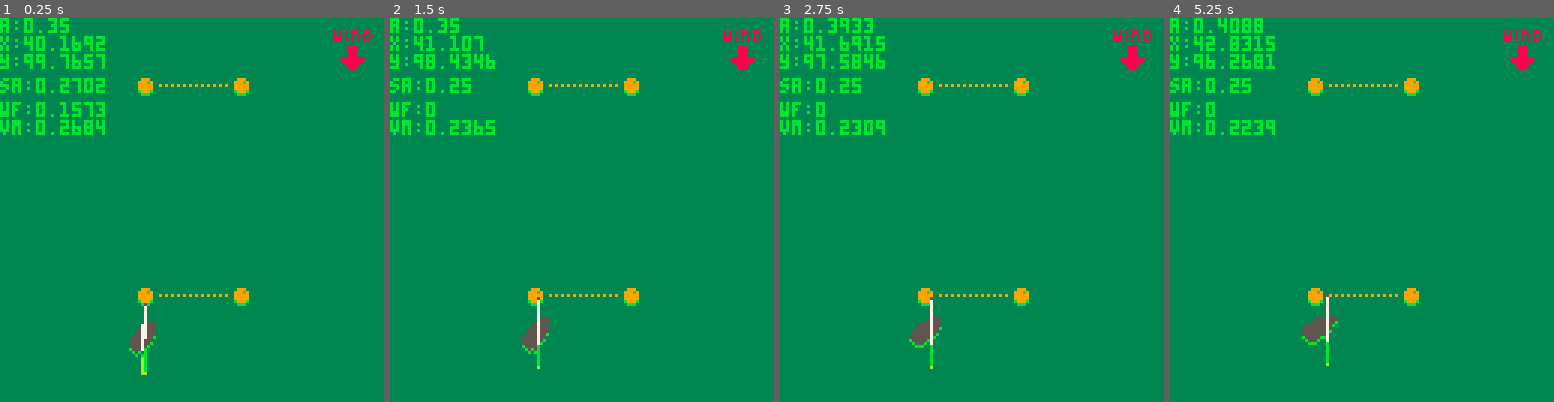
Above: before the commit, frames 1-4 (left to right).
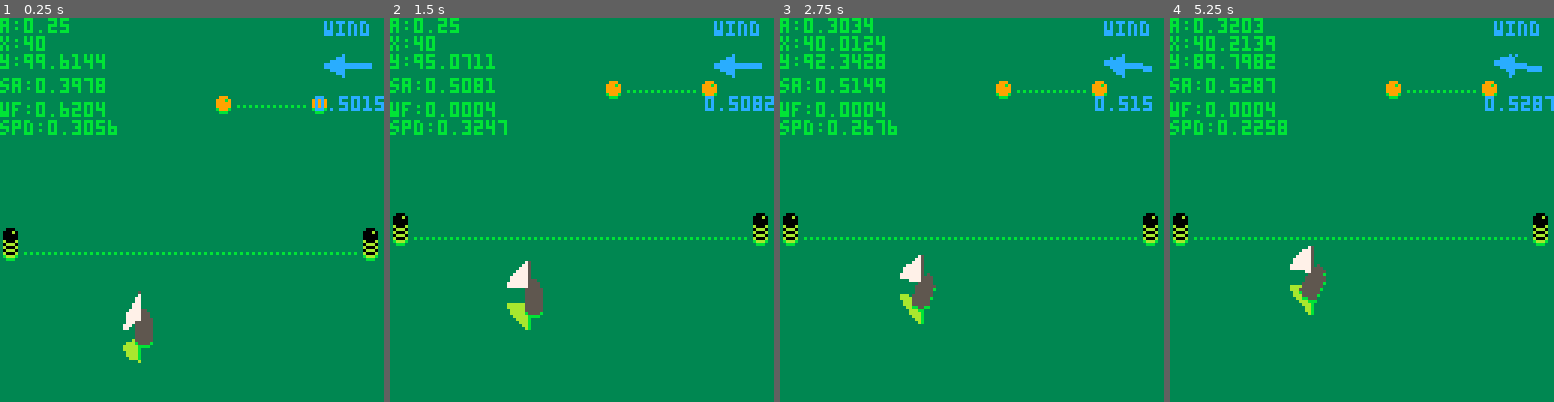
Above: after the commit, the same moments.

Repository: stekra/PICO-8-Carts
Game: PICO-8 cartridge boatgame.p8
The game is run twice, just before and just after one commit, with the same random seed, the same clock (stepped at 60 frames per second) and the same inputs.
Inputs:
- Up to frame 1 (0.25 s): no input
- Up to frame 2 (1.5 s): tap O (Z key) at 0.7 s
- Up to frame 3 (2.75 s): hold Right 1.6-2.1 s; tap O (Z key) at 1.7, 2.1, 2.5 s; hold Right from 2.47 s (still down)
- Up to frame 4 (5.25 s): tap O (Z key) every 0.4 s from 2.9 to 4.9 s; release Right at 3.03 s; hold Left 3.08-3.58 s; hold Right 4.02-4.68 s; hold Left from 5.08 s (still down)

The runs differ from the first frame. In frame 1, 5.2% of the frame differs, in the area x 0-100%, y 0-93%; in frame 2, 5.9%; in frame 3, 5.8%; in frame 4, 6.0%, in the area x 0-100%, y 0-91%.

Commit message:
Edit boatgame

Diff:
--- a/boatgame.p8
+++ b/boatgame.p8
@@ -3,6 +3,18 @@
 __lua__
 -- boat game
 -- by @sutekura
+
+-- todo:
+--  😐 two players
+--  … detect gate pass
+--  ⧗ time/score
+--  ✽ wind behavior
+--  ˇ seagulls
+--  ◆ rocks
+--  ➡️ off-screen indicator
+--  ∧ water wave effects
+--  ❎ sfx (speed,gate,..)
+--  ♪ music
 
 function _init()
 	b={} -- boat
@@ -10,20 +22,30 @@
 	b.y=100
 	b.vx=0
 	b.vy=0
-	b.ang=0.35
-	b.spd=0.005
+	b.ang=0.25
+	b.spd=0.004
 
 	s={} -- sail
 	s.x=b.x
 	s.y=b.y
 	s.ang=.35
+
+	wang=0.5 -- wind angle
+
+	v=0 -- vertical progress
+
+	-- gates
+	gx1=rnd(85)+2
+	gy1=rnd(30)
+	gx2=rnd(85)+2
+	gy2=-50+rnd(10)
 end
 
 function _update60()
  b.ang=b.ang%1
  s.ang=s.ang%1
 
- wf=abs(cos(s.ang))
+ wf=abs(sin(s.ang-wang))
 
  b.vx-=cos(b.ang)*b.spd*wf
  b.vy+=sin(b.ang)*b.spd*wf
@@ -39,23 +61,31 @@
 
  -- turn ctrl
  t=0.004
- vm=sqrt(b.vx*b.vx+b.vy*b.vy)
- vm=(vm*2.5+0.2)
- if (btn(⬅️)) b.ang-=t*vm
- if (btn(➡️)) b.ang+=t*vm
+ spd=sqrt(b.vx*b.vx+b.vy*b.vy)
+ spd=(spd*2.5+0.2)
+ if (btn(⬅️)) b.ang-=t*spd
+ if (btn(➡️)) b.ang+=t*spd
 
  -- sail ctrl
  if (btn(🅾️)) then
-  s.ang=arot(s.ang,b.ang,0.005)
+  s.ang=arot(s.ang,b.ang,0.0027)
  else
-  s.ang=arot(s.ang,0.25,0.005)
+  s.ang=arot(s.ang,wang,0.003)
 	end
 
- -- adjust sail position
+ -- sail root position
  local offset=2
  s.x=b.x-cos(b.ang)*offset
  s.x-=0.5
  s.y=b.y+sin(b.ang)*offset
+
+ -- turn wind
+ wang=(wang+0.0001)%1
+
+ -- scroll map
+ if (b.y+v<64) v+=0.3 -- top
+ if (b.y+v<32) v+=0.5 -- fast
+ if (b.y+v>90) v-=0.2 -- back
 end
 
 function _draw()
@@ -66,15 +96,40 @@
 	print("y:"..b.y,0,12)
 	print("sa:"..s.ang,0,20)
 	print("wf:"..wf,0,28)
-	print("vm:"..vm,0,34)
-	draw_sail_refl(s.x,s.y,s.ang)
-	print("●      ●",45,21,11)
-	print("●      ●",45,91,11)
-	print("●………●",45,20,9)
-	print("●………●",45,90,9)
- draw_boat(b.x,b.y,b.ang)
- draw_sail(s.x,s.y,s.ang)
- spr(40,110,4,2,2)
+	print("spd:"..spd,0,34)
+
+	draw_sail_refl(s.x,s.y+v,s.ang)
+
+ draw_start(80)
+ gate1()
+ gate2()
+
+ draw_boat(b.x,b.y+v,b.ang)
+ draw_sail(s.x,s.y+v,s.ang)
+
+ -- wind
+ rspr(64,16,108,8,wang,2)
+ print("wind",108,1,12)
+ print(wang,105,26,12)
+end
+
+
+function gate1()
+ print("●………●",gx1,gy1+v+1,11)
+ print("●      ●",gx1,gy1+v,9)
+ if (gy1>-v+128) then
+  gx1=rnd(85)+2
+	 gy1=-v-1-rnd(30)
+ end
+end
+
+function gate2()
+ print("●………●",gx2,gy2+v+1,11)
+ print("●      ●",gx2,gy2+v,14)
+ if (gy2>-v+128) then
+  gx2=rnd(85)+2
+	 gy2=-v-1-rnd(30)
+ end
 end
 
 -->8
@@ -147,6 +202,19 @@
 --  line(x,y+i,x+16,y+i,3)
 -- end
 end
+
+function draw_start(y)
+ print("●………",0,y+v,11)
+	print("…………",32,y+v,11)
+	print("…………",64,y+v,11)
+	print("………●",96,y+v,11)
+	for i=0,4,2 do
+		print("●",0,y-1-i+v,10)
+	 print("●",0,y-2-i+v,0)
+	 print("●",120,y-1-i+v,10)
+	 print("●",120,y-2-i+v,0)
+	end
+end
 -->8
 -- helper functions ♥
 
Not shown, changed: 142 lines of the sprite sheet (__gfx__) section of boatgame.p8
Not shown, changed: the thumbnail (__label__) section of boatgame.p8
